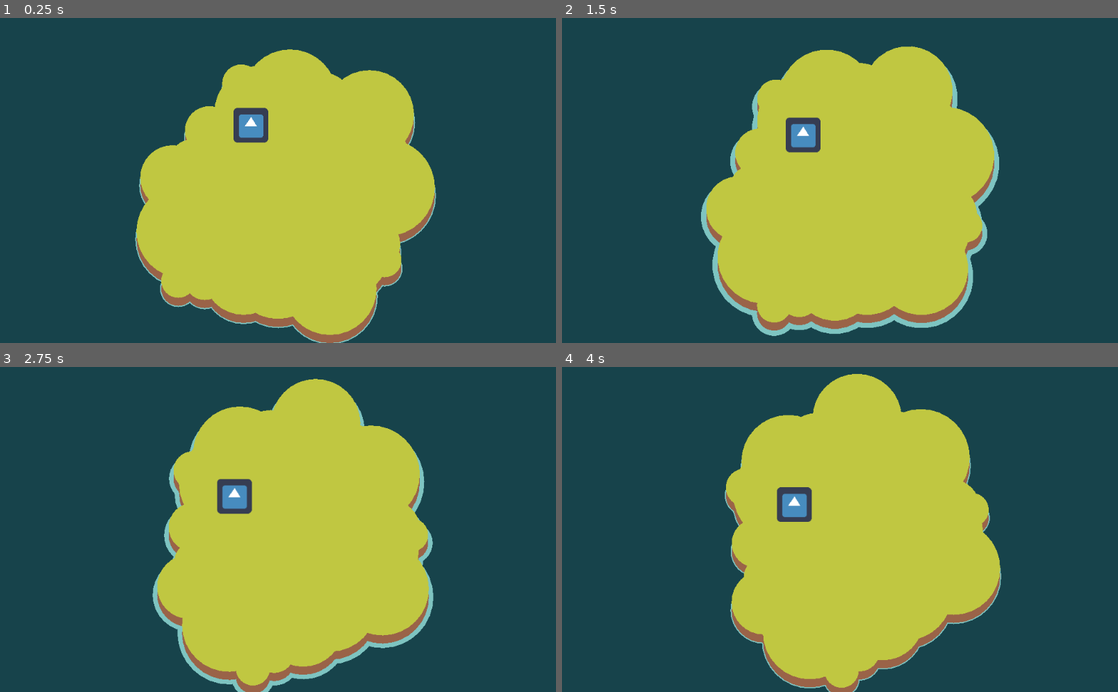
Above: before the commit, frames 1-4 (two rows, left to right).
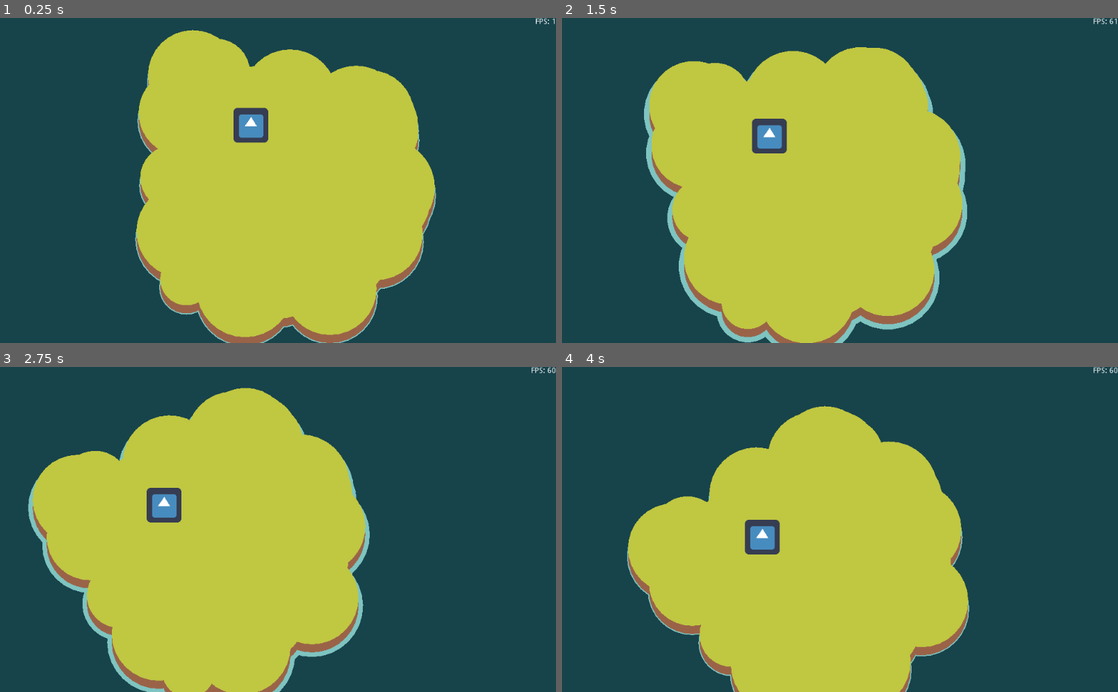
Above: after the commit, the same moments.

Repository: tpillow/forged-godot-addons
Game: Godot game, scene res://scenes/Main.tscn
Same seed, same stepped clock (60 frames per second), same inputs: the game is played once before the commit and once after it. The engine's default icon, where the game draws it, is replaced by a stand-in: a white triangle on a blue panel in a dark square.
Inputs:
- Up to frame 1 (0.25 s): no input
- Up to frame 2 (1.5 s): hold D 0.53-1.28 s; hold Q 0.53-1.28 s; hold S from 1.28 s (still down); tap E at 1.35 s
- Up to frame 3 (2.75 s): release S at 2.03 s; hold D from 2.03 s (still down); hold Q from 2.03 s (still down)
- Up to frame 4 (4 s): release D at 2.78 s; release Q at 2.78 s; hold W 2.78-3.53 s; tap E at 2.85 s; hold A from 3.53 s (still down); hold Q from 3.53 s (still down)

The runs differ from the first frame. In frame 1, 6.9% of the frame differs, in the area x 24-100%, y 0-100%; in frame 2, 20%; in frame 3, 30%, in the area x 5-100%, y 0-100%; in frame 4, 20%.

Commit message:
Adding README

Diff:
--- a/scenes/Main.gd
+++ b/scenes/Main.gd
@@ -12,7 +12,7 @@
 func _tmpGenerateCircles():
 	var limit = 200.0
 	fpLandController.freezeUpdates = true
-	for i in range(50):
+	for i in range(100):
 		var pos = Vector2(rand_range(-limit, limit), rand_range(-limit, limit))
 		var part = FPSimpleLandCircle.new()
 		part.setup(pos, rand_range(30.0, 90.0))
@@ -21,7 +21,17 @@
 
 func _process(delta):
 	var camRotateSpeed = deg2rad(25.0)
+	var camMoveSpeed = 80.0
 	if Input.is_key_pressed(KEY_Q):
 		cam.rotate(camRotateSpeed * delta)
 	elif Input.is_key_pressed(KEY_E):
 		cam.rotate(-camRotateSpeed * delta)
+
+	if Input.is_key_pressed(KEY_A):
+		cam.position.x -= camMoveSpeed * delta
+	elif Input.is_key_pressed(KEY_D):
+		cam.position.x += camMoveSpeed * delta
+	if Input.is_key_pressed(KEY_W):
+		cam.position.y -= camMoveSpeed * delta
+	elif Input.is_key_pressed(KEY_S):
+		cam.position.y += camMoveSpeed * delta
--- a/scenes/Main.tscn
+++ b/scenes/Main.tscn
@@ -7,6 +7,7 @@
 [ext_resource path="res://scenes/Main.gd" type="Script" id=5]
 [ext_resource path="res://addons/forged_perspective/land/simple/renderers/FPSimpleLandSplashRenderer.gd" type="Script" id=6]
 [ext_resource path="res://scenes/GodotFace.tscn" type="PackedScene" id=7]
+[ext_resource path="res://scenes/MainControl.gd" type="Script" id=8]
 
 [sub_resource type="Gradient" id=1]
 colors = PoolColorArray( 1, 1, 1, 1, 1, 1, 1, 1 )
@@ -47,3 +48,21 @@
 
 [node name="GodotFace" parent="." instance=ExtResource( 7 )]
 position = Vector2( -50, -69 )
+
+[node name="ControlLayer" type="CanvasLayer" parent="."]
+
+[node name="MainControl" type="Control" parent="ControlLayer"]
+anchor_right = 1.0
+anchor_bottom = 1.0
+script = ExtResource( 8 )
+__meta__ = {
+"_edit_use_anchors_": false
+}
+
+[node name="FPSLabel" type="Label" parent="ControlLayer/MainControl"]
+anchor_right = 1.0
+text = "FPS: ??"
+align = 2
+__meta__ = {
+"_edit_use_anchors_": false
+}
--- /dev/null
+++ b/scenes/MainControl.gd
@@ -0,0 +1,6 @@
+extends Control
+
+onready var fpsLabel: Label = $FPSLabel
+
+func _process(delta):
+	fpsLabel.text = "FPS: " + str(Engine.get_frames_per_second())
Not shown: 1 places in scenes/Main.tscn that only renumber resources
Binary file added: screenshots/day1.png
Not shown, added: README.md
